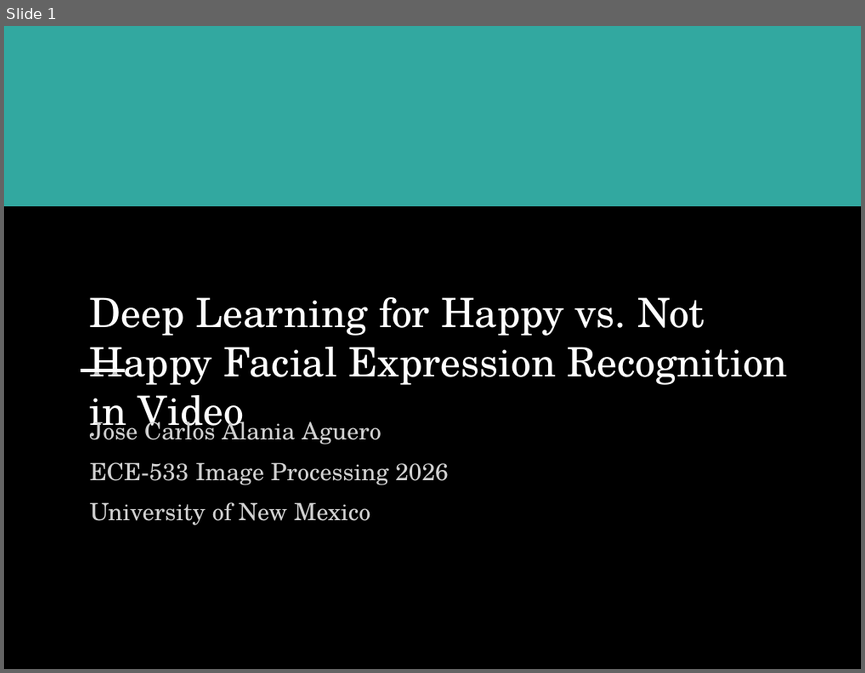
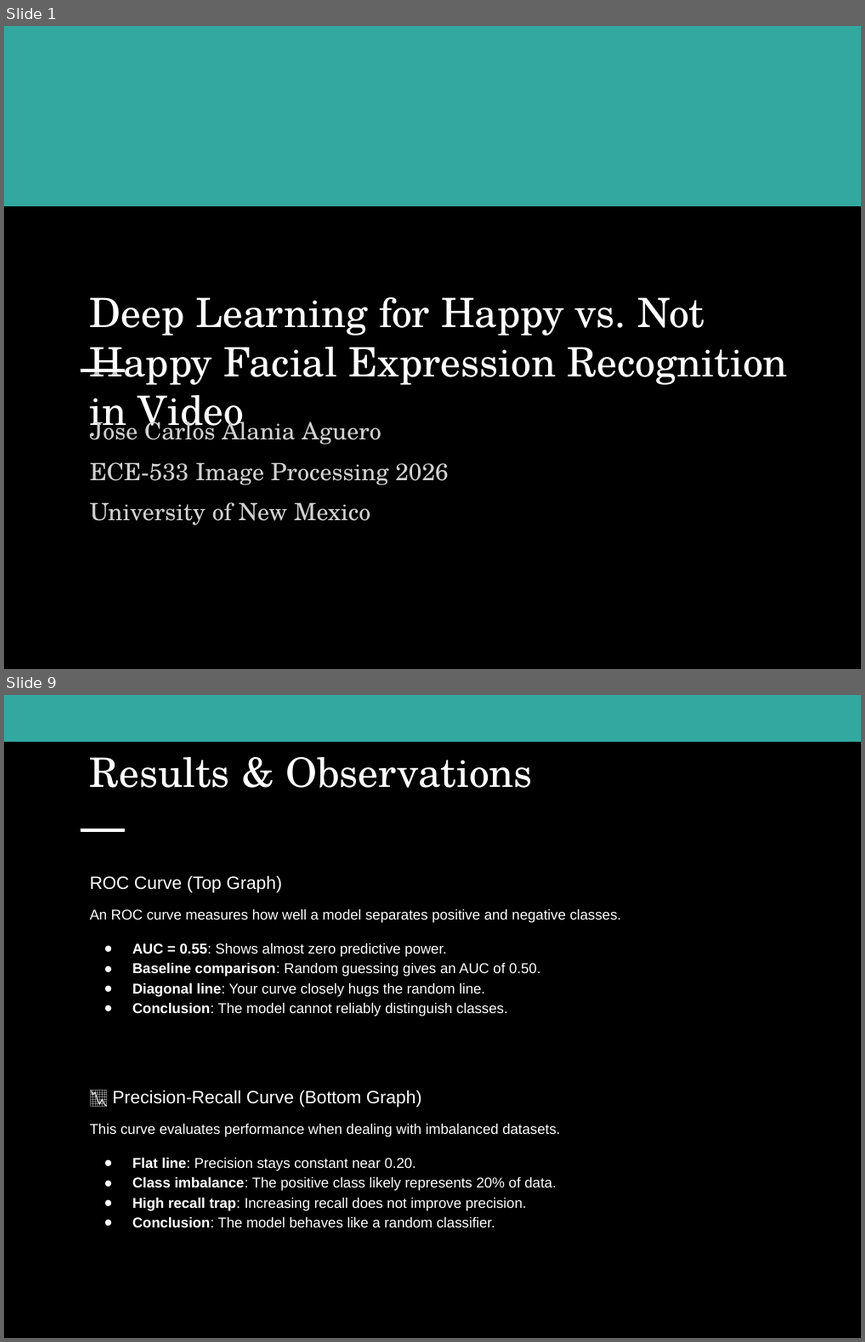
Before and after one commit to pepealania/image-processing-project-tutorial-deep-learning-happy-not-happy-classification, a slide deck: scientific_emotion_recognition_design.pptx. Shown one above the other, each under a label of ours: slide 1 before the commit, slides 1 and 9 after it; the slides between them are not shown. The pictures are 865x673 and 865x1342 pixels, drawn with LibreOffice and Linux fonts; fonts in the diff are those of the drawing. Boxes give left, top, right and bottom in pixels: in the first picture for what was removed or moved away, otherwise in the second. Text is boxed around its words. In the diff, an @@ line names an element or a change of style, - is before the commit and + after.

```diff
--- a/scientific_emotion_recognition_design.pptx
+++ b/scientific_emotion_recognition_design.pptx
@@ slide 9 added at bbox=[4, 695, 861, 1338], background #000000 @@
@@ rectangle added at bbox=[4, 695, 861, 741], fill #32A8A0, outline #32A8A0 0.75 pt @@
@@ text added at bbox=[90, 757, 533, 788], 34 pt, text #FFFFFF @@
+Results & Observations
@@ rectangle added at bbox=[81, 828, 124, 831], fill #FFFFFF, outline #FFFFFF 0.75 pt @@
@@ text added at bbox=[90, 875, 622, 1227], 12 pt, text #FFFFFF @@
+ROC Curve (Top Graph)
+An ROC curve measures how well a model separates positive and negative classes.
+● AUC = 0.55: Shows almost zero predictive power.
+● Baseline comparison: Random guessing gives an AUC of 0.50.
+● Diagonal line: Your curve closely hugs the random line.
+● Conclusion: The model cannot reliably distinguish classes.
+📉 Precision-Recall Curve (Bottom Graph)
+This curve evaluates performance when dealing with imbalanced datasets.
+● Flat line: Precision stays constant near 0.20.
+● Class imbalance: The positive class likely represents 20% of data.
+● High recall trap: Increasing recall does not improve precision.
+● Conclusion: The model behaves like a random classifier.
```
Also in this commit, not shown: 1 slide changed, 13 other slides added, 8 slides removed.
